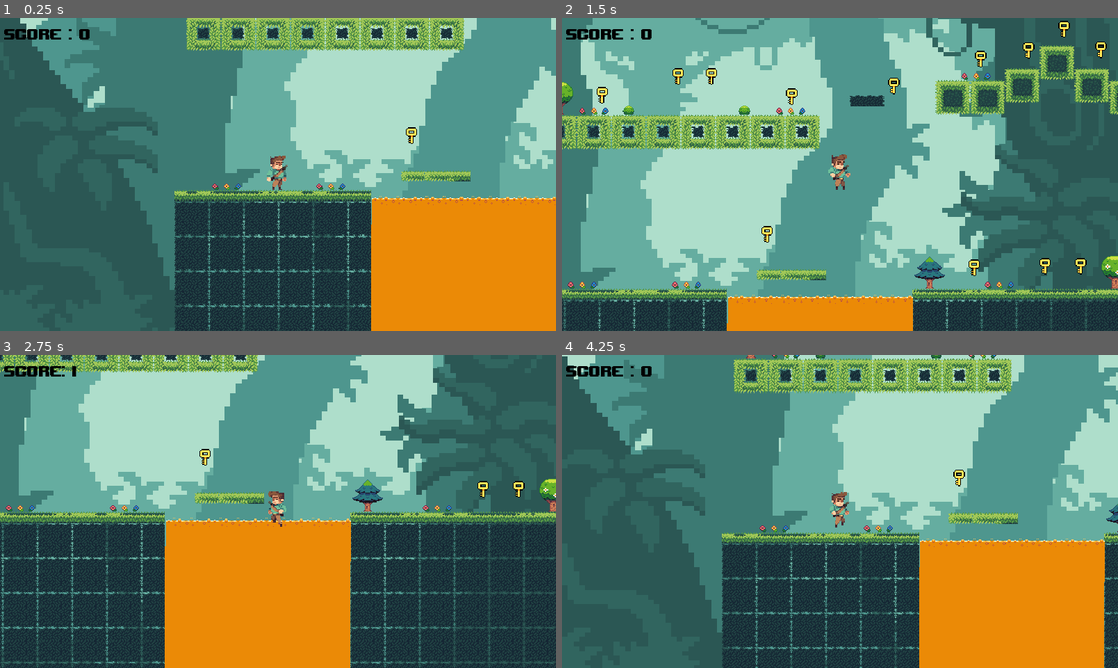
Above: before the commit, frames 1-4 (two rows, left to right).
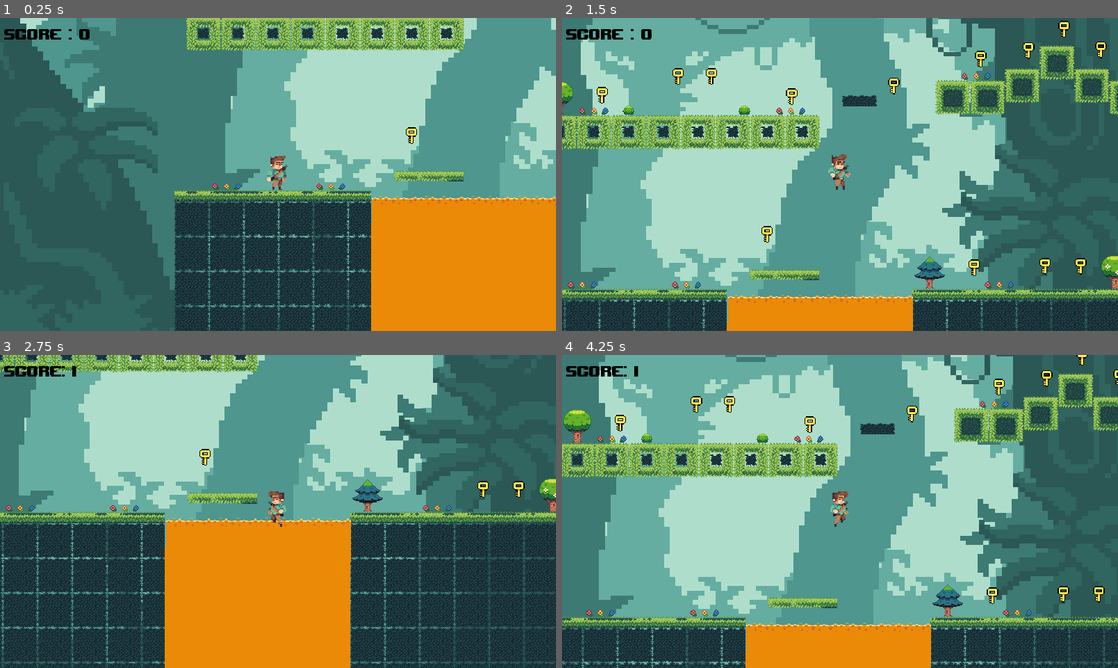
Above: after the commit, the same moments.

Repository: larissanobregaa/Jogo-Escape
Game: Godot game, scene res://fase_2.tscn
The game is run twice, just before and just after one commit, with the same random seed, the same clock (stepped at 60 frames per second) and the same inputs. This scene is started directly instead of the project's main scene. Sound files missing from this copy of the repository are replaced by a short silence.
Inputs:
- Up to frame 1 (0.25 s): no input
- Up to frame 2 (1.5 s): hold Right (ui_right) from 0.53 s (still down); tap Up (ui_up) at 0.77 s
- Up to frame 3 (2.75 s): tap Up (ui_up) at 1.52 s; release Right (ui_right) at 2.03 s; hold Left (ui_left) from 2.03 s (still down)
- Up to frame 4 (4.25 s): release Left (ui_left) at 2.78 s; hold Right (ui_right) from 2.78 s (still down); tap Up (ui_up) at 3.02, 3.77 s

The runs differ from the first frame. In frame 1, 0.3% of the frame differs, in the area x 70-85%, y 48-53%; in frame 2, 0.5%; in frame 3, 0.3%; in frame 4, 89%, in the area x 0-100%, y 0-100%.

Commit message:
mudancas

Diff:
--- a/fase_2.tscn
+++ b/fase_2.tscn
@@ -1548,10 +1548,10 @@
 tracks/0/interp = 1
 tracks/0/loop_wrap = true
 tracks/0/keys = {
-"times": PackedFloat32Array(0, 0.533333, 1.03333, 1.43333, 1.93333, 2.43333, 2.93333),
-"transitions": PackedFloat32Array(1, 1, 1, 1, 1, 1, 1),
+"times": PackedFloat32Array(0, 0.3, 0.633333, 1, 1.36667, 1.76667, 2.16667, 2.63333, 3),
+"transitions": PackedFloat32Array(1, 1, 1, 1, 1, 1, 1, 1, 1),
 "update": 0,
-"values": [Vector2(20, 5), Vector2(4, 5), Vector2(16, 5), Vector2(50.7629, 5), Vector2(60, 5), Vector2(50, 5), Vector2(30, 5)]
+"values": [Vector2(10, 5), Vector2(30, 5), Vector2(40, 5), Vector2(50, 5), Vector2(70, 5), Vector2(80, 5), Vector2(50, 5), Vector2(30, 5), Vector2(50, 5)]
 }
 
 [sub_resource type="Animation" id="Animation_yqadm"]
@@ -1805,7 +1805,7 @@
 position = Vector2(-54, 498)
 
 [node name="TileMapLayer2" type="TileMapLayer" parent="."]
-position = Vector2(20, 5)
+position = Vector2(10, 5)
 tile_map_data = PackedByteArray("AAAGAB8AAAAUAAkAAAAHAB8AAAAVAAkAAAAIAB8AAAAUAAkAAAAJAB8AAAAVAAkAAAAKAB8AAAAWAAkAAAALAB8AAAAXAAkAAAAOABAAAAAWAA0AAAAPABAAAAAXAA0AAAAQABAAAAAYAA0AAAA=")
 tile_set = SubResource("TileSet_yfkmo")
 
